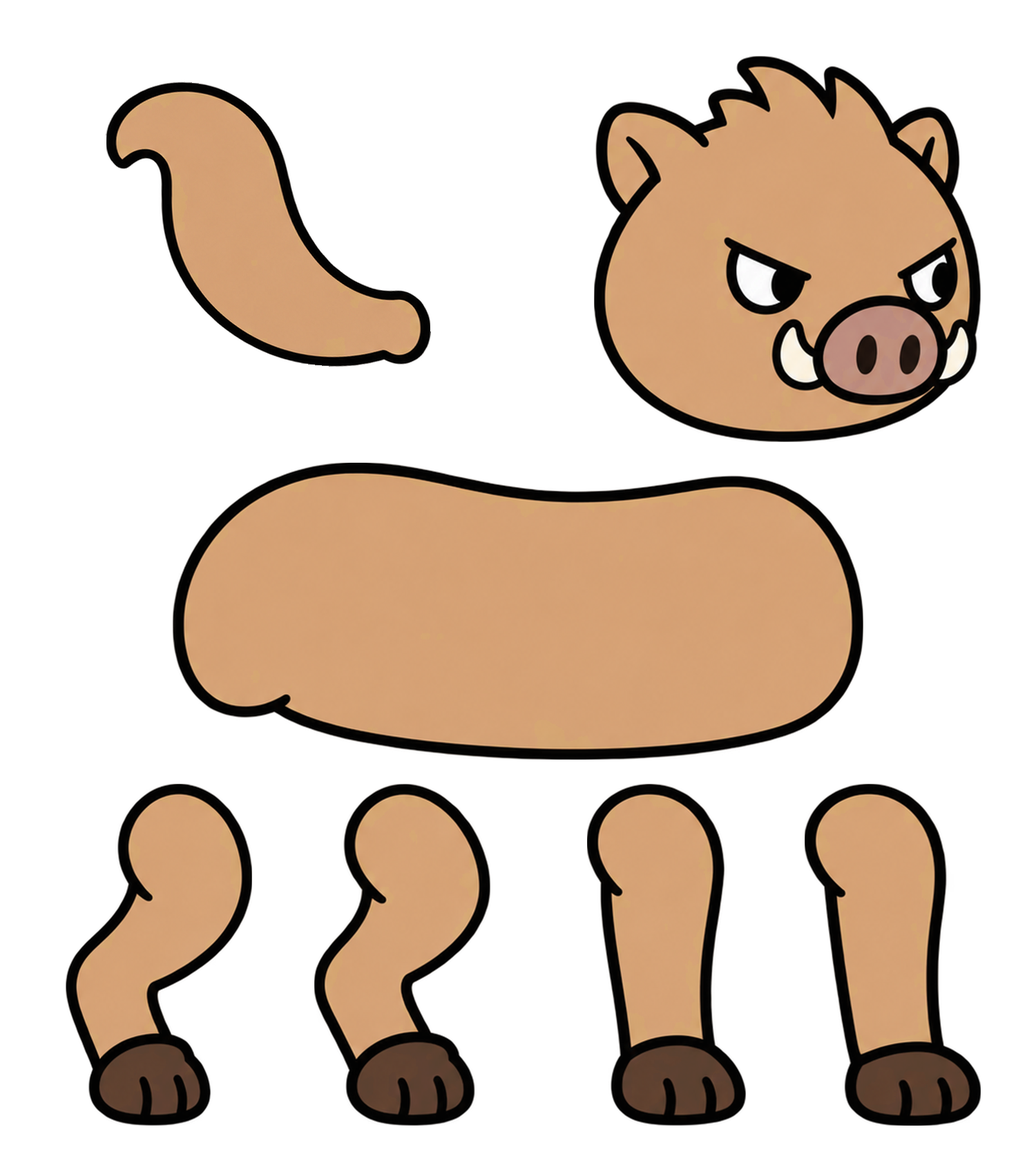
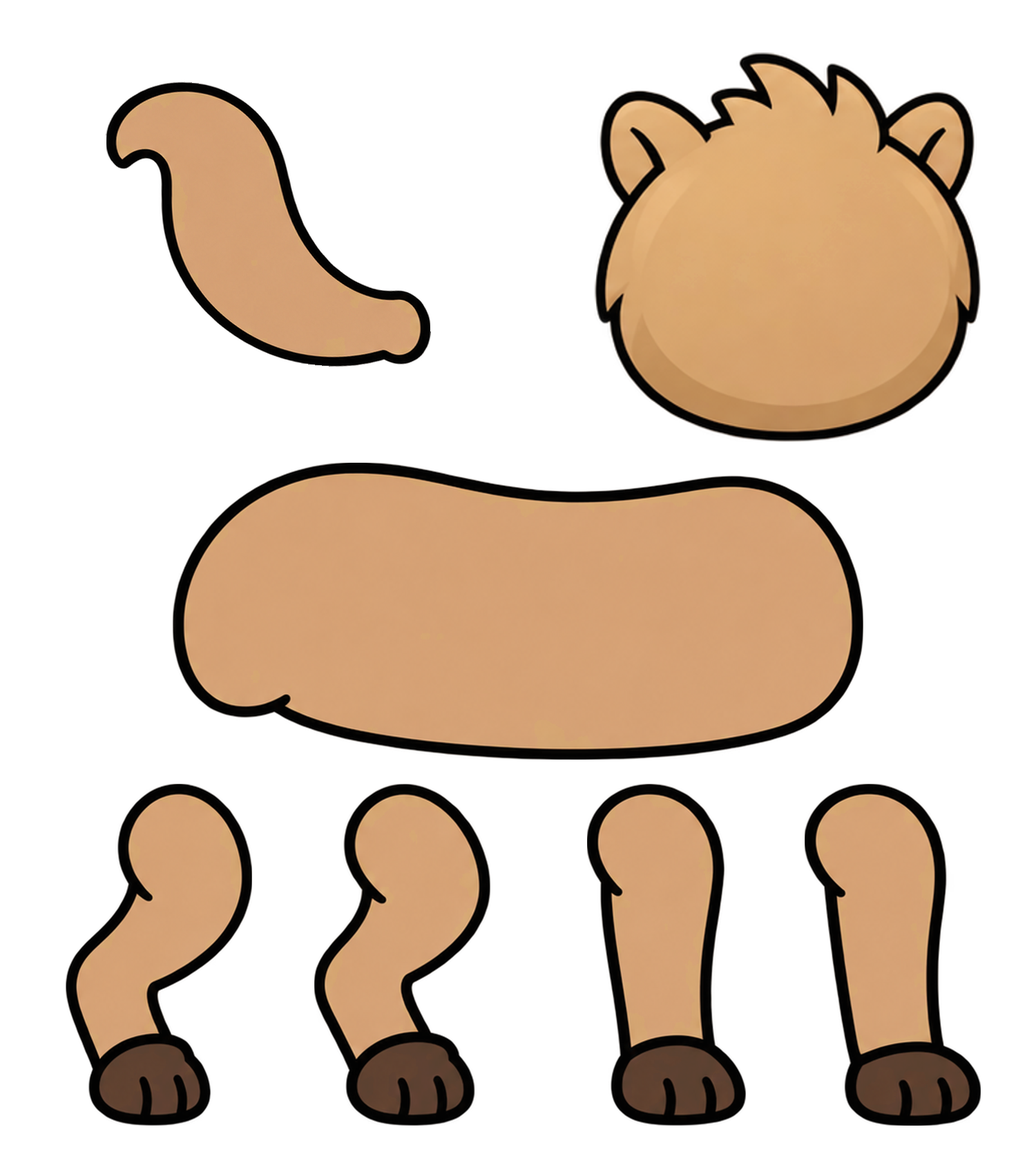
Two versions of the same layered image (1036 × 1174). Layer-by-layer changes:
painted on "머리" over left=593, top=52, right=981, bottom=442
